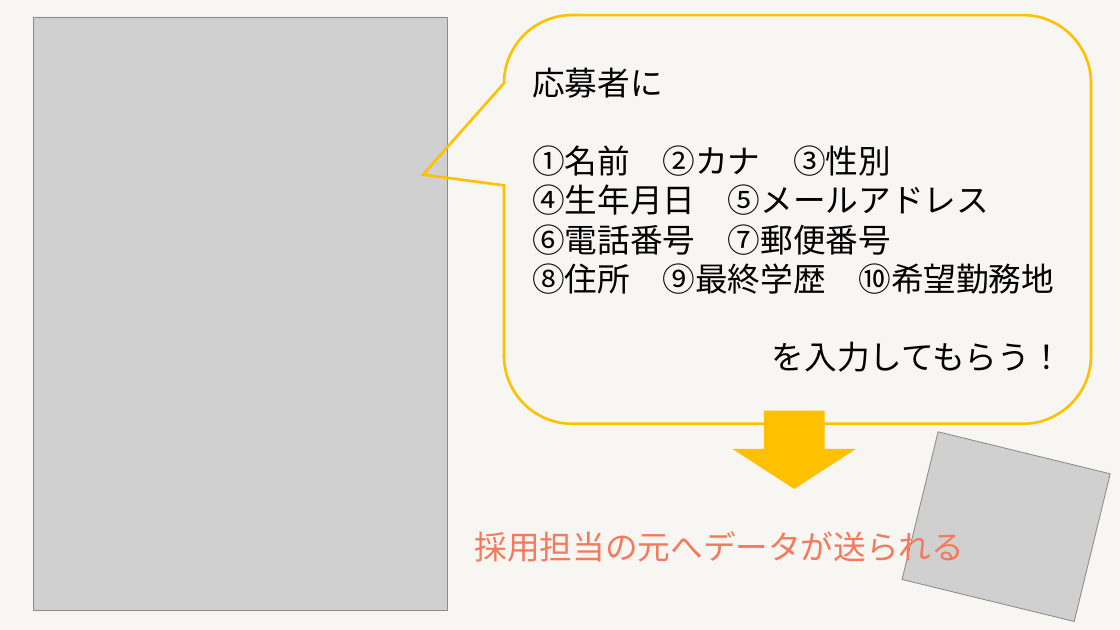
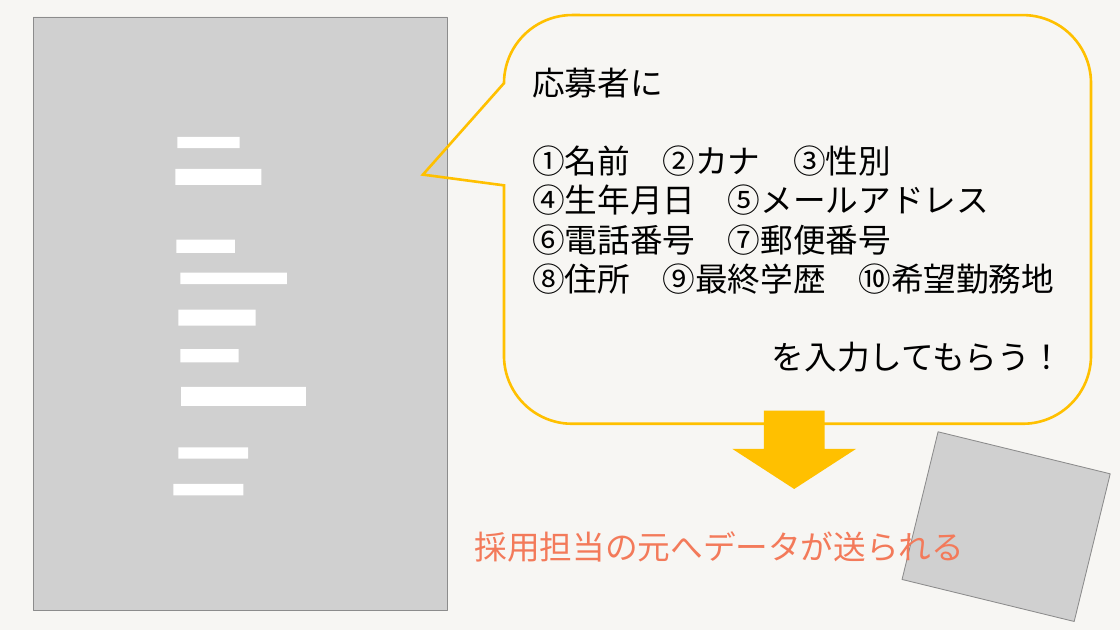
Before and after one commit to nozomi-watanabe1214/my_application, a slide deck: slide 2 of 採用管理システム.pptx. Drawn at 1120x630 pixels with LibreOffice and Linux fonts; fonts in the diff are those of the drawing; grey boxes stand for pictures. Boxes give left, top, right and bottom in pixels: in the first picture for what was removed or moved away, otherwise in the second. Text is boxed around its words. In the diff, an @@ line names an element or a change of style, - is before the commit and + after.

```diff
--- a/採用管理システム.pptx
+++ b/採用管理システム.pptx
@@ rectangle added at [177, 137, 239, 148], fill #FFFFFF @@
@@ rectangle added at [176, 169, 261, 185], fill #FFFFFF @@
@@ rectangle added at [176, 239, 235, 253], fill #FFFFFF @@
@@ rectangle added at [181, 273, 287, 284], fill #FFFFFF @@
@@ rectangle added at [178, 310, 255, 326], fill #FFFFFF @@
@@ rectangle added at [181, 350, 239, 363], fill #FFFFFF @@
@@ rectangle added at [181, 387, 306, 406], fill #FFFFFF @@
@@ rectangle added at [178, 448, 248, 459], fill #FFFFFF @@
@@ rectangle added at [174, 484, 244, 495], fill #FFFFFF @@
```
Also in this commit, not shown: 1 other slide changed.
